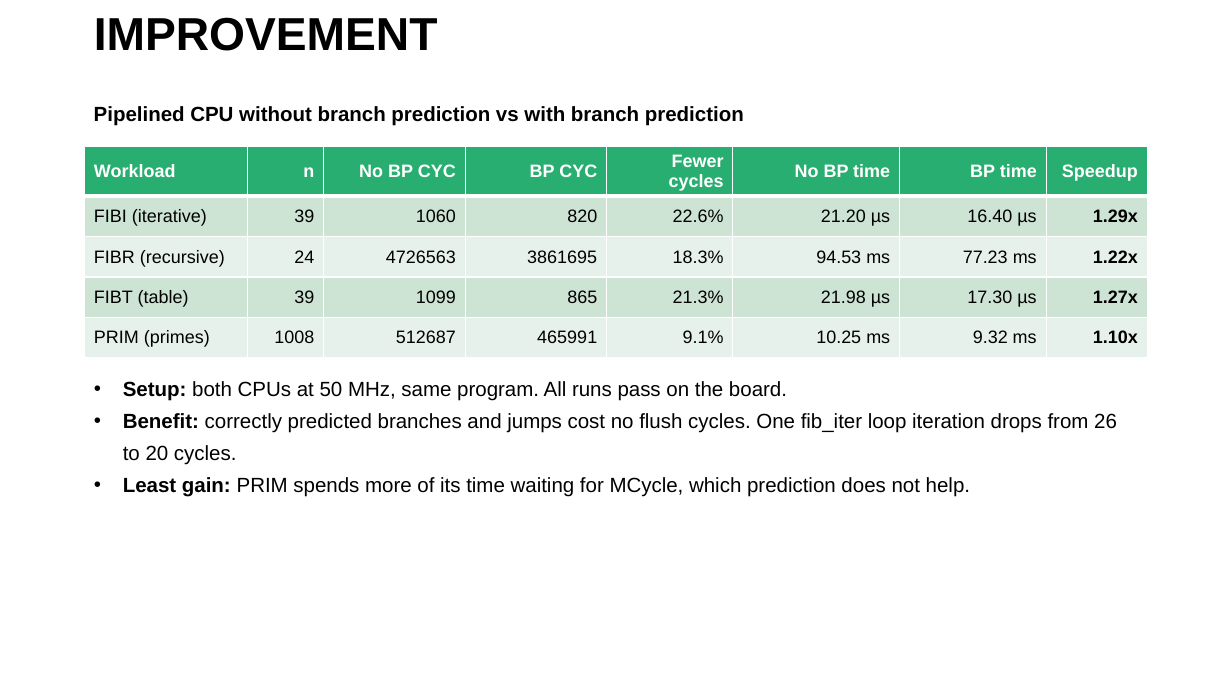
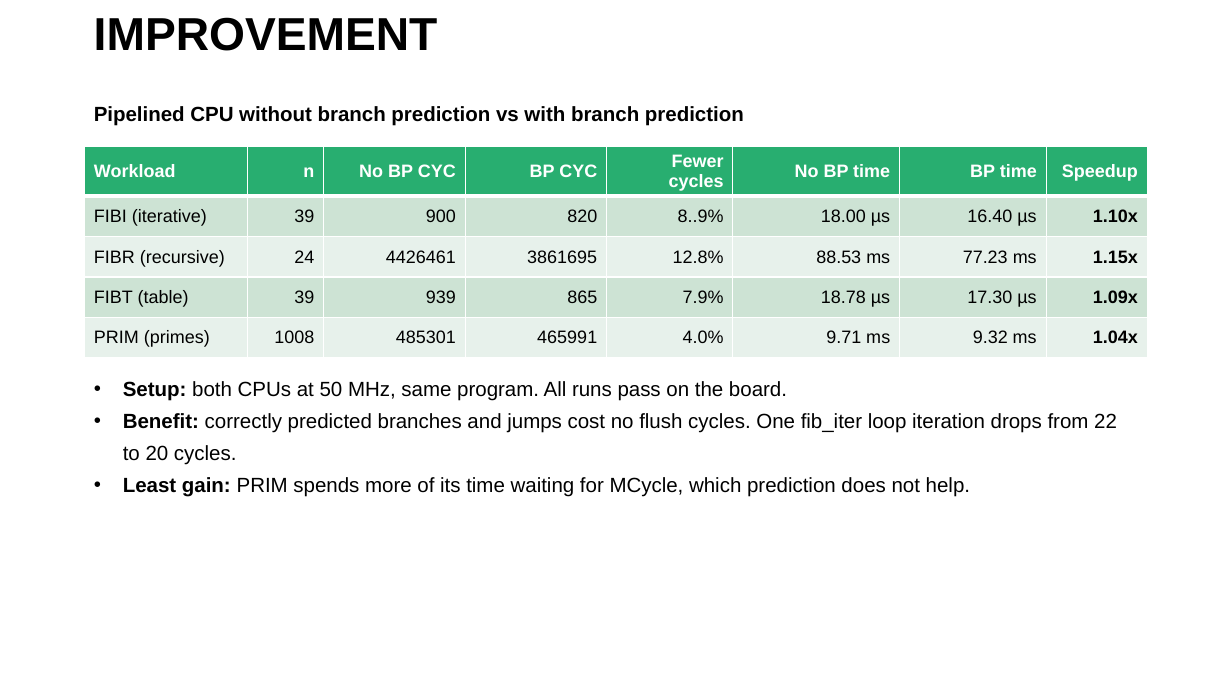
Before and after one commit to asytrix99/FPGA-Based-Pipelined-RISC-V-Processor, a slide deck: slide 6 of Asst_04/Enhancement.pptx. Drawn at 1232x693 pixels with LibreOffice and Linux fonts; fonts in the diff are those of the drawing. Boxes give left, top, right and bottom in pixels: in the first picture for what was removed or moved away, otherwise in the second. Text is boxed around its words. In the diff, an @@ line names an element or a change of style, - is before the commit and + after.

```diff
--- a/Asst_04/Enhancement.pptx
+++ b/Asst_04/Enhancement.pptx
@@ table at (x1=85, y1=147, x2=1148, y2=361) @@
-row 2: FIBI (iterative) | 39 | 1060 | 820 | 22.6% | 21.20 µs | 16.40 µs | 1.29x
+row 2: FIBI (iterative) | 39 | 900 | 820 | 8..9% | 18.00 µs | 16.40 µs | 1.10x
-row 3: FIBR (recursive) | 24 | 4726563 | 3861695 | 18.3% | 94.53 ms | 77.23 ms | 1.22x
+row 3: FIBR (recursive) | 24 | 4426461 | 3861695 | 12.8% | 88.53 ms | 77.23 ms | 1.15x
-row 4: FIBT (table) | 39 | 1099 | 865 | 21.3% | 21.98 µs | 17.30 µs | 1.27x
+row 4: FIBT (table) | 39 | 939 | 865 | 7.9% | 18.78 µs | 17.30 µs | 1.09x
-row 5: PRIM (primes) | 1008 | 512687 | 465991 | 9.1% | 10.25 ms | 9.32 ms | 1.10x
+row 5: PRIM (primes) | 1008 | 485301 | 465991 | 4.0% | 9.71 ms | 9.32 ms | 1.04x
@@ text at (x1=123, y1=413, x2=1117, y2=465): text changed @@
-• Benefit: correctly predicted branches and jumps cost no flush cycles. One fib_iter loop iteration drops from 26 to 20 cycles.
+• Benefit: correctly predicted branches and jumps cost no flush cycles. One fib_iter loop iteration drops from 22 to 20 cycles.
```
Also in this commit, not shown: 1 other file.
